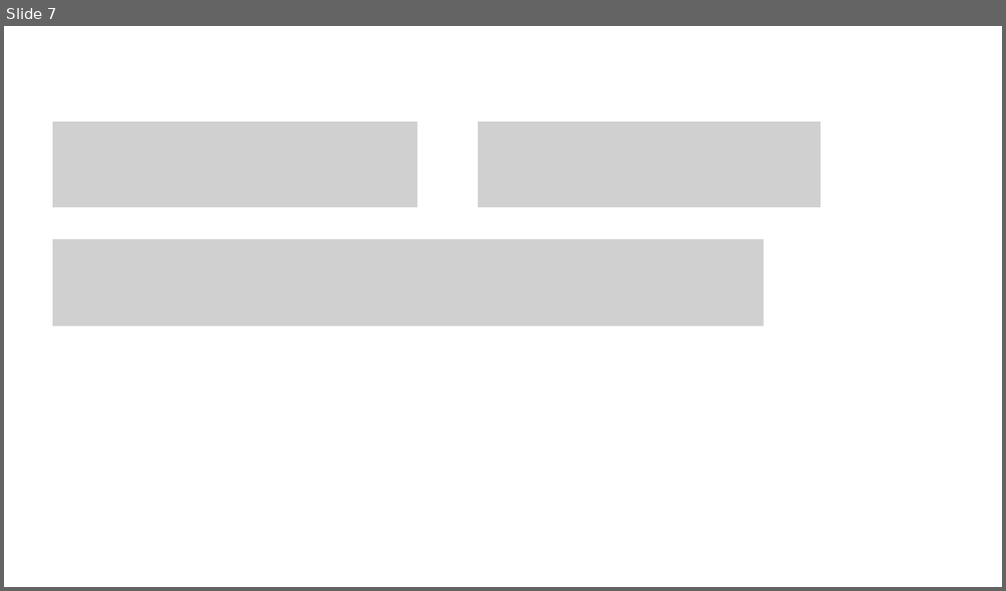
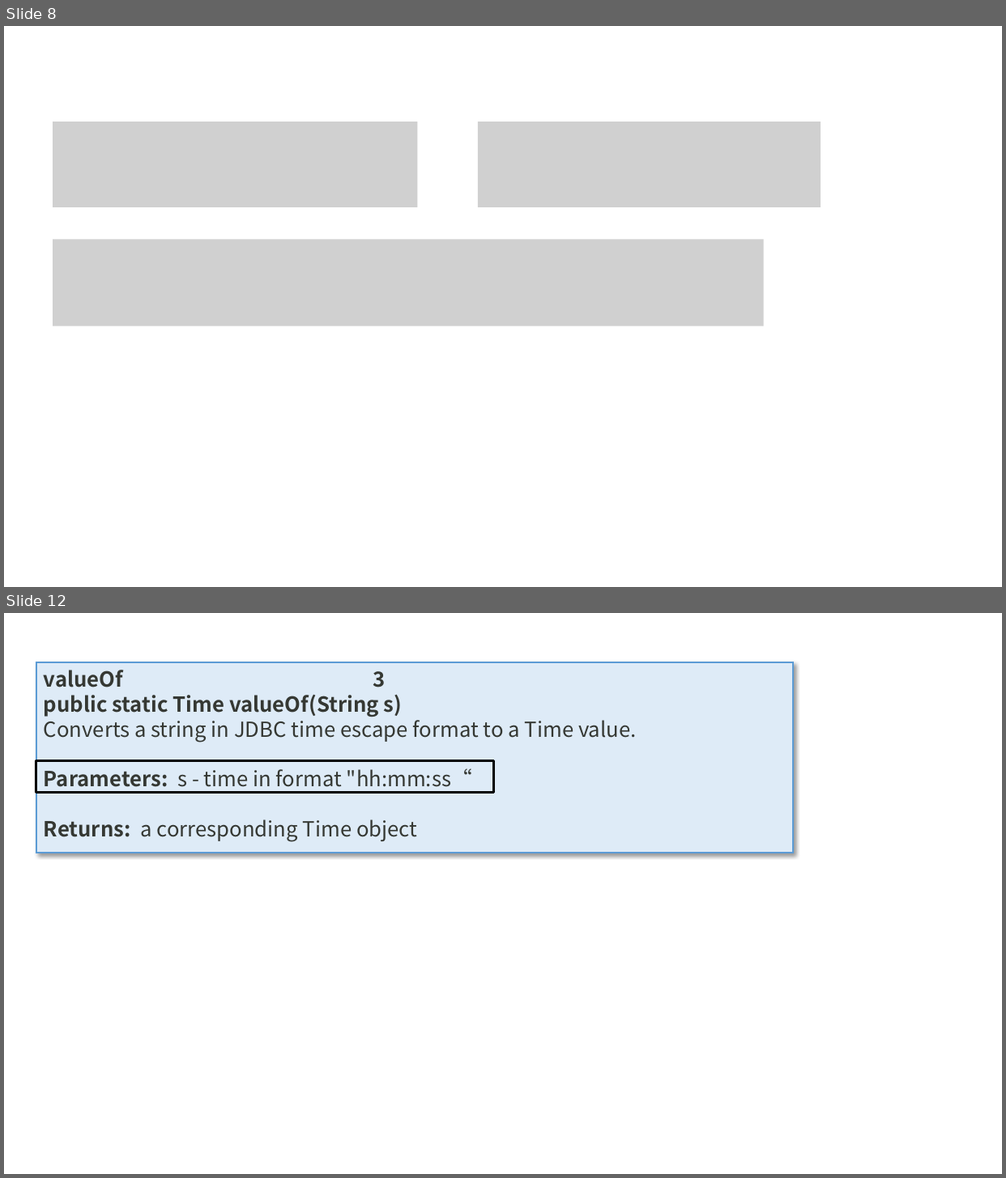
Before and after one commit to zk467701860/SKnowledgeGraph, a slide deck: directive_classification/毕业论文/图片/新建 Microsoft PowerPoint 演示文稿.pptx. Shown one above the other, each under a label of ours: slide 7 before the commit, slides 8 and 12 after it; the slides between them are not shown. The pictures are 1006x591 and 1006x1178 pixels, drawn with LibreOffice and Linux fonts; fonts in the diff are those of the drawing; grey boxes stand for pictures. Boxes give left, top, right and bottom in pixels: in the first picture for what was removed or moved away, otherwise in the second. Text is boxed around its words. In the diff, an @@ line names an element or a change of style, - is before the commit and + after.

```diff
--- a/directive_classification/毕业论文/图片/新建 Microsoft PowerPoint 演示文稿.pptx
+++ b/directive_classification/毕业论文/图片/新建 Microsoft PowerPoint 演示文稿.pptx
@@ slide 12 added at (4, 613, 1002, 1174), background #FFFFFF @@
@@ rectangle added at (36, 662, 793, 853), fill #DEEBF7, outline #5B9BD5 1.5 pt, 20 pt, text #353833 @@
+valueOf 3
+public static Time valueOf(String s)
+Converts a string in JDBC time escape format to a Time value.
+Parameters: s - time in format "hh:mm:ss“
+Returns: a corresponding Time object
@@ rectangle added at (36, 760, 493, 793), outline #000000 2.25 pt @@
@@ what was slide 7 is now slide 8 @@
```
Also in this commit, not shown: 2 slides changed, 14 other slides added, 37 other files.
